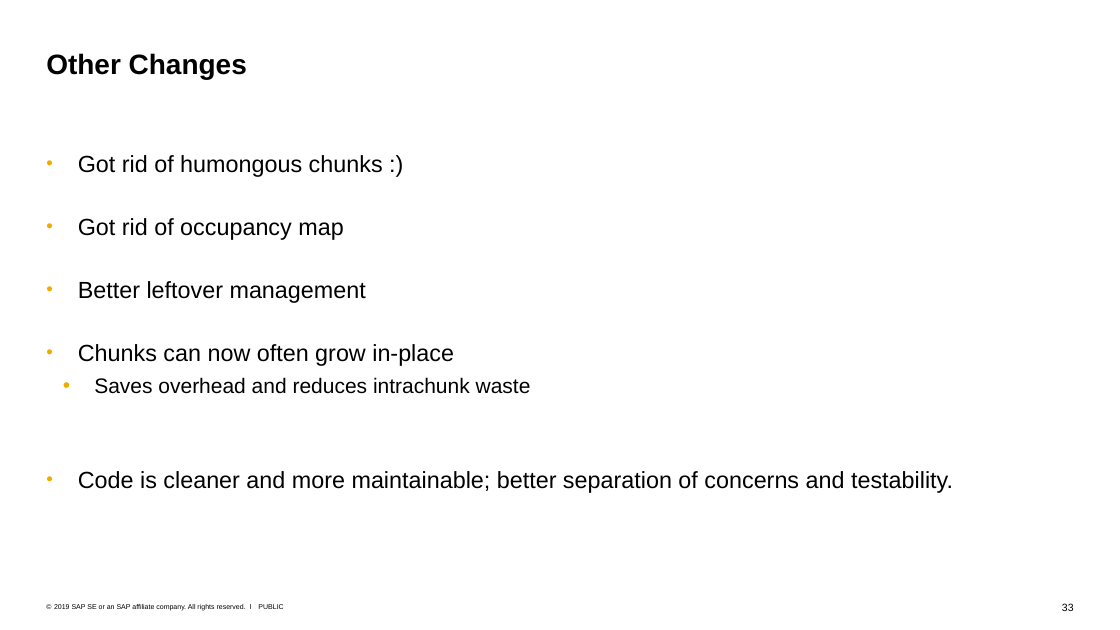
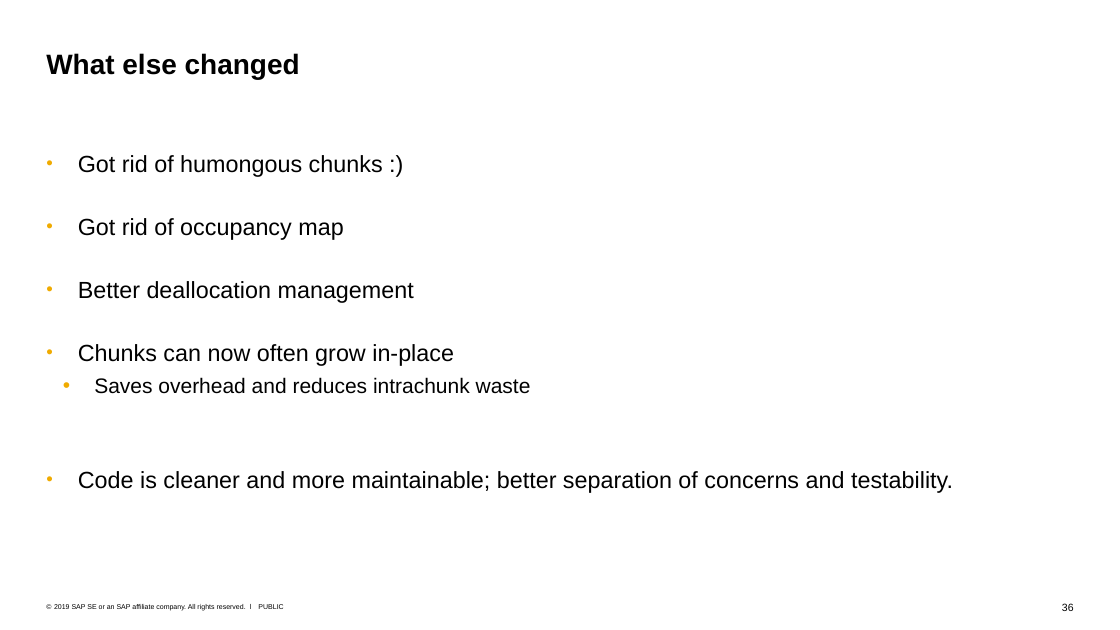
Before and after one commit to tstuefe/talk-fosdem20, a slide deck: slide 36 of fosdem20-taming-metaspace.pptx (slide 33 before the commit). Drawn at 1120x630 pixels with LibreOffice and Linux fonts; fonts in the diff are those of the drawing. Boxes give left, top, right and bottom in pixels: in the first picture for what was removed or moved away, otherwise in the second. Text is boxed around its words. In the diff, an @@ line names an element or a change of style, - is before the commit and + after.

```diff
--- a/fosdem20-taming-metaspace.pptx
+++ b/fosdem20-taming-metaspace.pptx
@@ title at box(46, 53, 300, 79): text changed @@
-Other Changes
+What else changed
@@ text at box(78, 281, 414, 303): text changed @@
-• Better leftover management
+• Better deallocation management
@@ page number at box(1062, 603, 1074, 611): text changed @@
-33
+36
```
Also in this commit, not shown: 9 other slides changed, 3 slides added, 1 slide removed, 1 other file.
